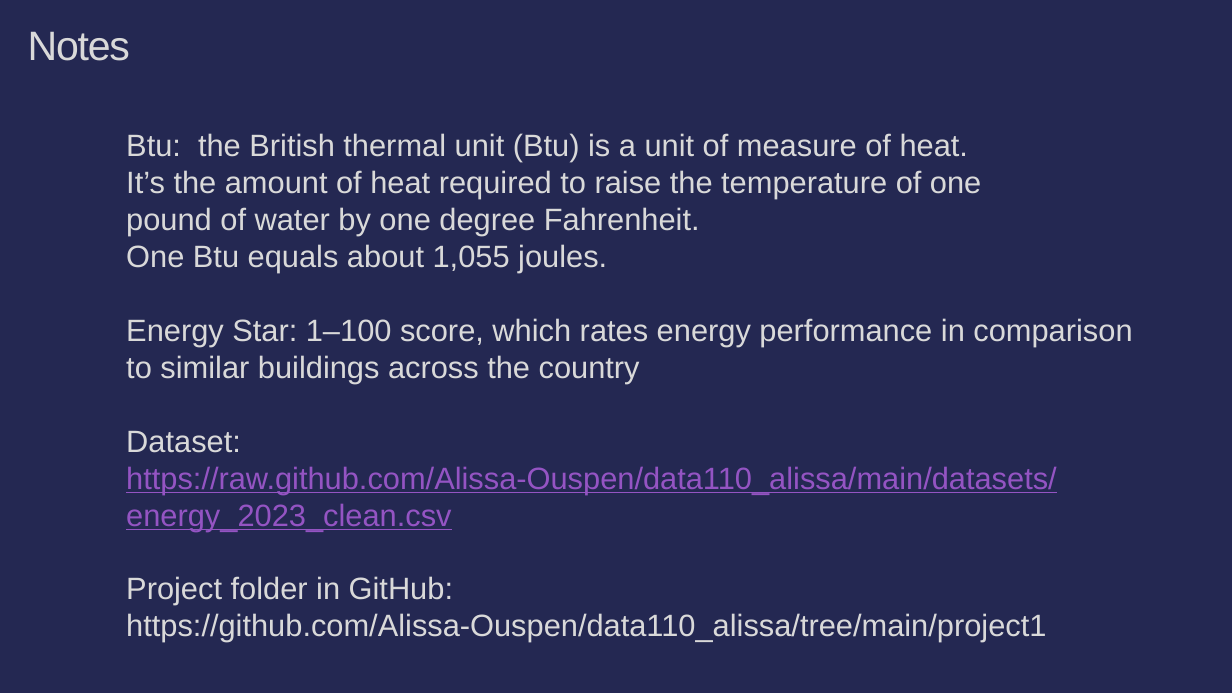
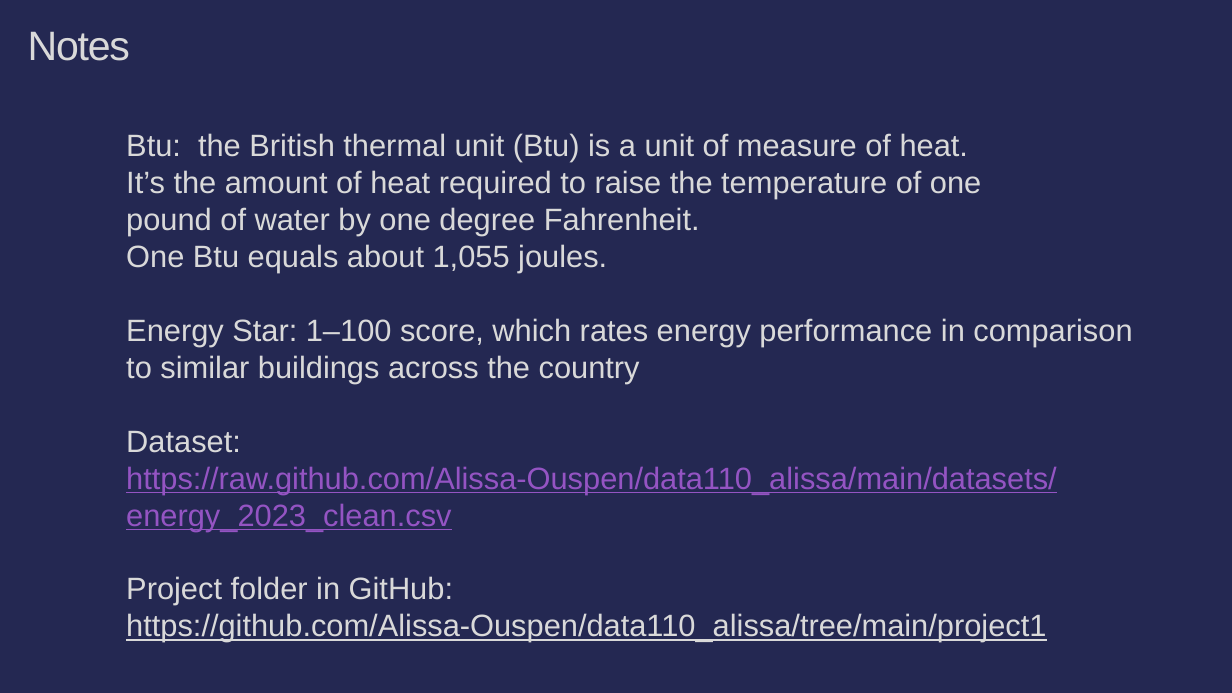
Before and after one commit to Alissa-Ouspen/data110_alissa, a slide deck: slide 15 of project1/Proj1_Present_Energy_Ouspenskaia.pptx. Drawn at 1232x693 pixels with LibreOffice and Linux fonts; fonts in the diff are those of the drawing. Boxes give left, top, right and bottom in pixels: in the first picture for what was removed or moved away, otherwise in the second. Text is boxed around its words. In the diff, an @@ line names an element or a change of style, - is before the commit and + after.

```diff
--- a/project1/Proj1_Present_Energy_Ouspenskaia.pptx
+++ b/project1/Proj1_Present_Energy_Ouspenskaia.pptx
@@ text at (x1=126, y1=613, x2=1046, y2=642): underline on in "https://github.com/Alissa-Ouspen/data110_alissa/tree/main/pr ..." @@
```
Also in this commit, not shown: 1 other slide changed, 12 other files.
